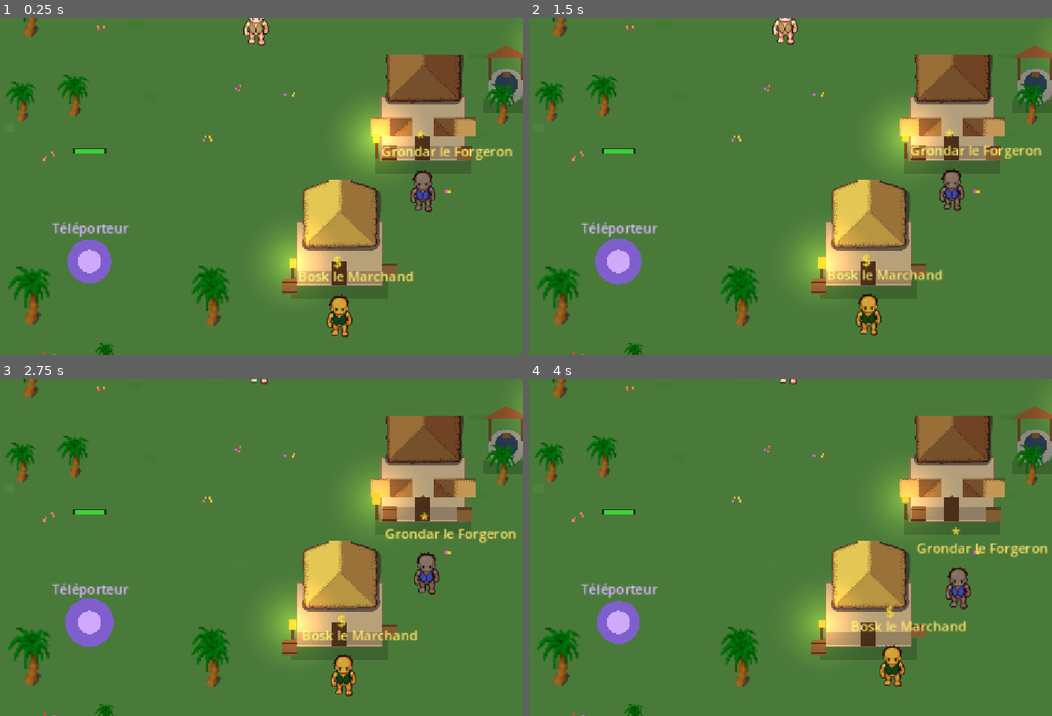
Above: before the commit, frames 1-4 (two rows, left to right).
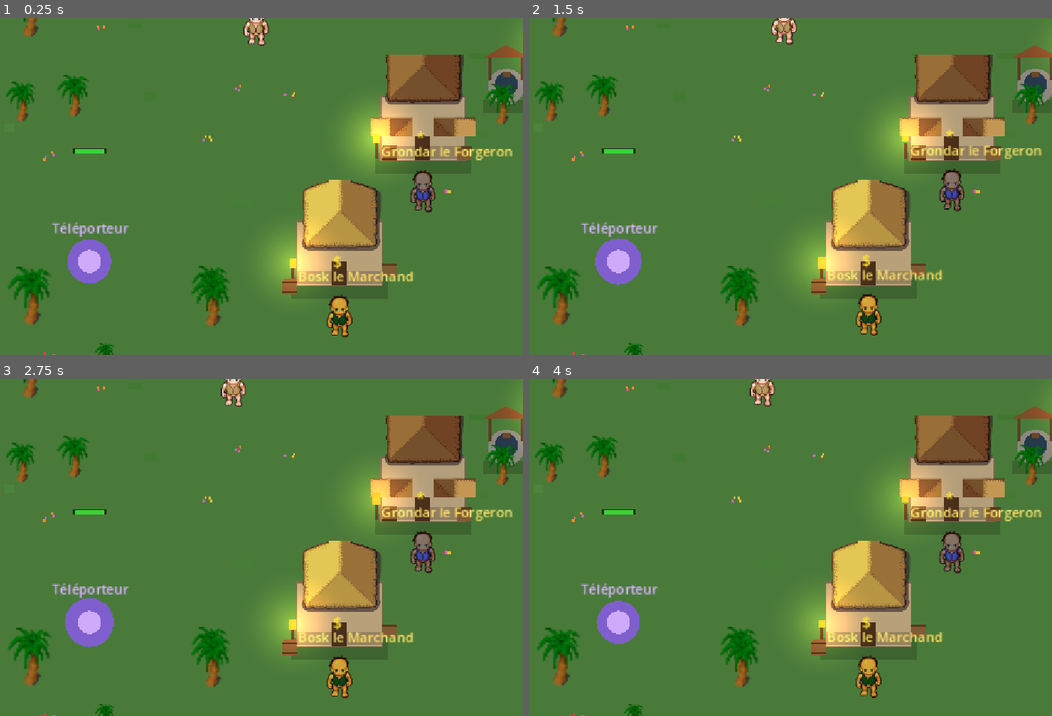
Above: after the commit, the same moments.

Repository: saintstrif13001/riendupout
Game: Godot game, scene res://scenes/World.tscn
Same seed, same stepped clock (60 frames per second), same inputs: the game is played once before the commit and once after it. This scene is started directly instead of the project's main scene.
Inputs (mouse positions are in pixels of both pictures, inside the frame that each line leads up to):
- Up to frame 1 (0.25 s): no input
- Up to frame 2 (1.5 s): tap Enter at 0.5 s; move the mouse to (884, 169) at 0.52 s; hold D 0.53-1.25 s; tap I at 0.6 s; click (884, 169) at 0.67 s; tap Space at 0.77 s; drag from (633, 203) to (722, 253) at 1.27 s
- Up to frame 3 (2.75 s): move the mouse to (282, 473) at 2.02 s; hold D from 2.03 s (still down); tap O at 2.1 s
- Up to frame 4 (4 s): release D at 2.75 s; drag from (722, 614) to (570, 496) at 2.77 s; move the mouse to (931, 598) at 3.52 s; hold A from 3.53 s (still down); tap Enter at 3.6 s; tap Space at 3.77 s

The runs differ from the first frame. In frame 1, less than 0.1% of the frame differs, in the area x 46-52%, y 0-8%; in frame 2, 0.2%; in frame 3, 2.9%; in frame 4, 3.6%, in the area x 42-100%, y 0-95%.
Error in both runs: Invalid access to property or key 'race' on a base object of type 'Dictionary'. (res://scripts/game_state.gd:64)

Commit message:
Ajoute un decor propre a la Foret de Sylvombre (champignons, troncs, lucioles)
Suite au retour "fais de la deco" : la foret n'avait que les memes
arbres generiques que toutes les autres zones (juste plus denses),
aucun element qui lui soit propre, contrairement au village et a la
plaine deja detailles. Ajoute :
- champignons en grappes (2-4 par touffe, rouges ou bruns)
- troncs abattus (rectangle + embout arrondi)
- lucioles : PointLight2D qui derivent doucement et pulsent en
  intensite, coherentes avec l'eclairage tamisé deja en place pour
  cette zone (ZONE_LIGHT.foret)

Reutilise les helpers existants (_radial_light_texture, le motif de
_spawn_torch pour le clignotement) plutot que de dupliquer la logique.

Test ajoute : test_foret_decor dans capture.gd, sur le meme modele que
test_plaine_decor (compte les Polygon2D/PointLight2D/troncs dans les
limites de la zone). Regression clean (plaine, village, combat,
integrite des donnees).

Diff:
--- a/scripts/tools/capture.gd
+++ b/scripts/tools/capture.gd
@@ -140,6 +140,8 @@
 			_run_village_economy_test()
 		elif test_mode == "test_village_decor":
 			_run_village_decor_test()
+		elif test_mode == "test_foret_decor":
+			_run_foret_decor_test()
 		elif test_mode == "test_plaine_decor":
 			_run_plaine_decor_test()
 		elif test_mode == "test_npc_collision":
@@ -1253,6 +1255,24 @@
 	print("TEST_RESULT hay_bales_and_rocks_in_plaine=%d (attendu >= 20) flower_patches_in_plaine=%d (attendu >= 40)"
 		% [polygons_in_plaine, flower_patches_in_plaine])
 
+func _run_foret_decor_test() -> void:
+	print("TEST_START:foret_decor")
+	# La forêt n'avait que les mêmes arbres génériques que toutes les autres
+	# zones, aucun décor propre (contrairement au village et à la plaine).
+	var data = root.get_node("/root/Data")
+	var decor = inst.get_node("Decor")
+	var foret = data.ZONES.foret
+	var polygons_in_foret = 0
+	var lights_in_foret = 0
+	var logs_in_foret = 0
+	for c in decor.get_children():
+		if c.position.x < foret.x0 or c.position.x > foret.x1: continue
+		if c is Polygon2D: polygons_in_foret += 1
+		elif c is PointLight2D: lights_in_foret += 1
+		elif c is ColorRect and c.size.x > 25 and c.size.y < 10: logs_in_foret += 1 # troncs abattus : larges et fins
+	print("TEST_RESULT mushroom_and_log_polygons_in_foret=%d (attendu >= 40) fireflies_in_foret=%d (attendu >= 25) fallen_logs_in_foret=%d (attendu >= 14)"
+		% [polygons_in_foret, lights_in_foret, logs_in_foret])
+
 func _run_npc_collision_test() -> void:
 	print("TEST_START:npc_collision")
 	var n = inst.npc_nodes[0]
--- a/scripts/world.gd
+++ b/scripts/world.gd
@@ -216,6 +216,7 @@
 	build_village_structures()
 	build_props()
 	build_plaine_decor()
+	build_foret_decor()
 
 func build_plaine_decor() -> void:
 	# La plaine était restée plate/verte alors que le village a été détaillé —
@@ -246,6 +247,88 @@
 		var x = randi_range(int(plaine.x0) + 80, int(plaine.x1) - 80)
 		var y = randi_range(140, int(Data.WORLD_HEIGHT) - 40)
 		_spawn_rock(x, y)
+
+func build_foret_decor() -> void:
+	# La forêt n'avait que les mêmes arbres génériques que toutes les autres
+	# zones (juste plus denses) : aucun décor qui lui soit propre, contrairement
+	# au village et à la plaine. Champignons, troncs abattus et lucioles pour
+	# un sous-bois reconnaissable, cohérent avec l'éclairage tamisé déjà en place.
+	var foret = Data.ZONES.foret
+	seed(9911)
+	for i in range(45):
+		var x = randi_range(int(foret.x0) + 60, int(foret.x1) - 60)
+		var y = randi_range(140, int(Data.WORLD_HEIGHT) - 40)
+		_spawn_mushroom_cluster(x, y)
+	for i in range(16):
+		var x = randi_range(int(foret.x0) + 80, int(foret.x1) - 80)
+		var y = randi_range(140, int(Data.WORLD_HEIGHT) - 40)
+		_spawn_fallen_log(x, y)
+	for i in range(28):
+		var x = randi_range(int(foret.x0) + 40, int(foret.x1) - 40)
+		var y = randi_range(100, int(Data.WORLD_HEIGHT) - 20)
+		_spawn_firefly(x, y)
+
+func _spawn_mushroom_cluster(x: int, y: int) -> void:
+	var count = randi_range(2, 4)
+	var cap_color = Color(0.85, 0.25, 0.2) if randf() < 0.5 else Color(0.7, 0.55, 0.35)
+	for i in range(count):
+		var ox = randf_range(-8, 8)
+		var oy = randf_range(-4, 4)
+		var stem = ColorRect.new()
+		stem.color = Color(0.9, 0.85, 0.75)
+		stem.size = Vector2(2, 4)
+		stem.position = Vector2(x + ox - 1, y + oy)
+		stem.z_index = int(y)
+		$Decor.add_child(stem)
+		var cap = Polygon2D.new()
+		var r = randf_range(3, 5)
+		var pts = PackedVector2Array()
+		for j in range(8):
+			var a = j / 8.0 * PI # demi-cercle : un chapeau, pas un disque complet
+			pts.append(Vector2(cos(a), -sin(a)) * r)
+		cap.polygon = pts
+		cap.color = cap_color
+		cap.position = Vector2(x + ox, y + oy - 3)
+		cap.z_index = int(y) + 1
+		$Decor.add_child(cap)
+
+func _spawn_fallen_log(x: int, y: int) -> void:
+	var log_len = randf_range(28, 44)
+	var body = ColorRect.new()
+	body.color = Color(0.35, 0.24, 0.14)
+	body.size = Vector2(log_len, 8)
+	body.position = Vector2(x - log_len / 2.0, y - 4)
+	body.rotation = randf_range(-0.15, 0.15)
+	body.z_index = int(y)
+	$Decor.add_child(body)
+	var end_cap = Polygon2D.new()
+	var pts = PackedVector2Array()
+	for i in range(10):
+		var a = i / 10.0 * TAU
+		pts.append(Vector2(cos(a), sin(a)) * 4)
+	end_cap.polygon = pts
+	end_cap.color = Color(0.55, 0.42, 0.28)
+	end_cap.position = Vector2(x - log_len / 2.0, y)
+	end_cap.z_index = int(y) + 1
+	$Decor.add_child(end_cap)
+
+func _spawn_firefly(x: int, y: int) -> void:
+	var glow = PointLight2D.new()
+	glow.texture = _radial_light_texture()
+	glow.position = Vector2(x, y)
+	glow.color = Color(0.75, 1.0, 0.55)
+	glow.energy = 0.5
+	glow.texture_scale = 0.35
+	glow.z_index = int(y) + 3
+	$Decor.add_child(glow)
+	var dx = randf_range(-14, 14)
+	var dy = randf_range(-10, 10)
+	var drift = create_tween().set_loops()
+	drift.tween_property(glow, "position", Vector2(x + dx, y + dy), randf_range(2.5, 4.0)).set_trans(Tween.TRANS_SINE)
+	drift.tween_property(glow, "position", Vector2(x, y), randf_range(2.5, 4.0)).set_trans(Tween.TRANS_SINE)
+	var pulse = create_tween().set_loops()
+	pulse.tween_property(glow, "energy", 0.9, 0.6).set_trans(Tween.TRANS_SINE).set_delay(randf())
+	pulse.tween_property(glow, "energy", 0.15, 0.8).set_trans(Tween.TRANS_SINE)
 
 func _spawn_hay_bale(x: int, y: int) -> void:
 	var bale = Polygon2D.new()
